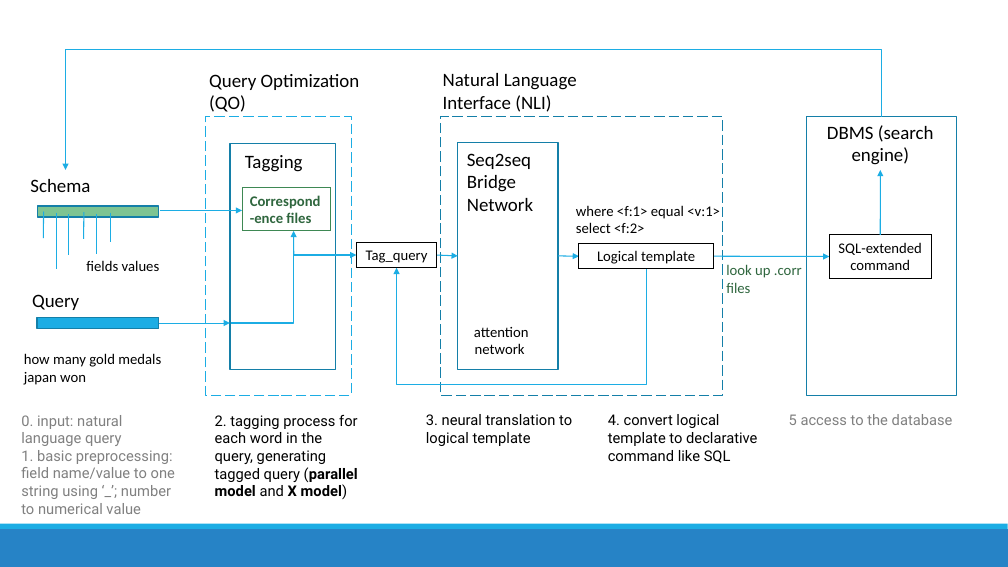
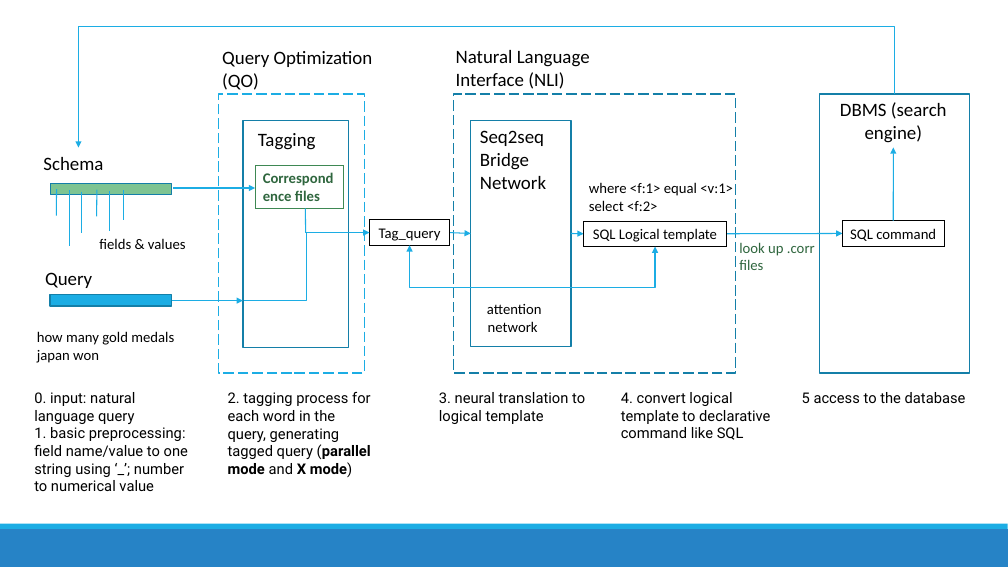
Before and after one commit to richardxiong/dnnQuery, a slide deck: slide 5 of dnnQuery3.pptx. Drawn at 1008x567 pixels with LibreOffice and Linux fonts; fonts in the diff are those of the drawing. Boxes give left, top, right and bottom in pixels: in the first picture for what was removed or moved away, otherwise in the second. Text is boxed around its words. In the diff, an @@ line names an element or a change of style, - is before the commit and + after.

Commit message:
TACL and more GeoQuery data

```diff
--- a/dnnQuery3.pptx
+++ b/dnnQuery3.pptx
@@ arrow moved from (880, 235) - (880, 170) to (894, 221) - (894, 147) @@
@@ 6 rectangles, 4 arrows, 4 lines, 3 texts moved together from (x1=32, y1=74, x2=957, y2=395) to (x1=45, y1=51, x2=970, y2=373) @@
@@ 10 texts, 3 rectangles, 3 lines, 1 elbow arrow moved together from (x1=21, y1=49, x2=953, y2=514) to (x1=34, y1=26, x2=966, y2=491) @@
@@ text in rectangle at (x1=295, y1=190, x2=320, y2=201): text changed @@
-Correspond-ence files
+Correspondence files
@@ arrow (306, 233) - (306, 209): arrow to line @@
@@ text at (x1=99, y1=238, x2=186, y2=249): text changed @@
-fields values
+fields & values
@@ 2 texts, 1 elbow arrow moved together from (x1=24, y1=73, x2=577, y2=385) to (x1=37, y1=50, x2=590, y2=363) @@
@@ arrow moved from (558, 256) - (579, 256) to (571, 234) - (584, 234) @@
@@ rectangle "SQL Logical template" resized from (x1=579, y1=243, x2=714, y2=269) to (x1=584, y1=221, x2=727, y2=247) @@
@@ text in rectangle at (x1=593, y1=228, x2=717, y2=242): text changed @@
-Logical template
+SQL Logical template
@@ rectangle "SQL command" resized from (x1=830, y1=235, x2=931, y2=278) to (x1=842, y1=221, x2=944, y2=247) @@
@@ text in rectangle at (x1=850, y1=228, x2=936, y2=241): text changed @@
-SQL-extended command
+SQL command
@@ elbow arrow moved from (647, 269) - (397, 268) to (655, 247) - (410, 246) @@
@@ elbow arrow (655, 247) - (410, 246): elbow arrow to elbow double arrow @@
@@ text "0. input: natural language query" at (x1=34, y1=392, x2=188, y2=491): text colour #808080 to #000000 @@
@@ text "5 access to the database" at (x1=802, y1=392, x2=966, y2=403): text colour #808080 to #000000 @@
@@ text at (x1=228, y1=392, x2=371, y2=477): text changed @@
-2. tagging process for each word in the query, generating tagged query (parallel model and X model)
+2. tagging process for each word in the query, generating tagged query (parallel mode and X mode)
```
Also in this commit, not shown: 25 other files.
